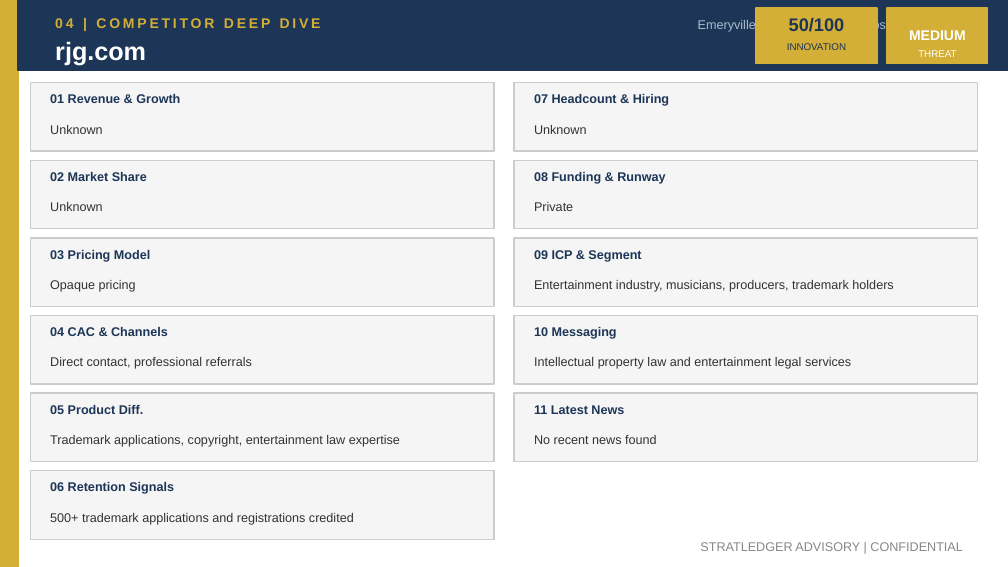
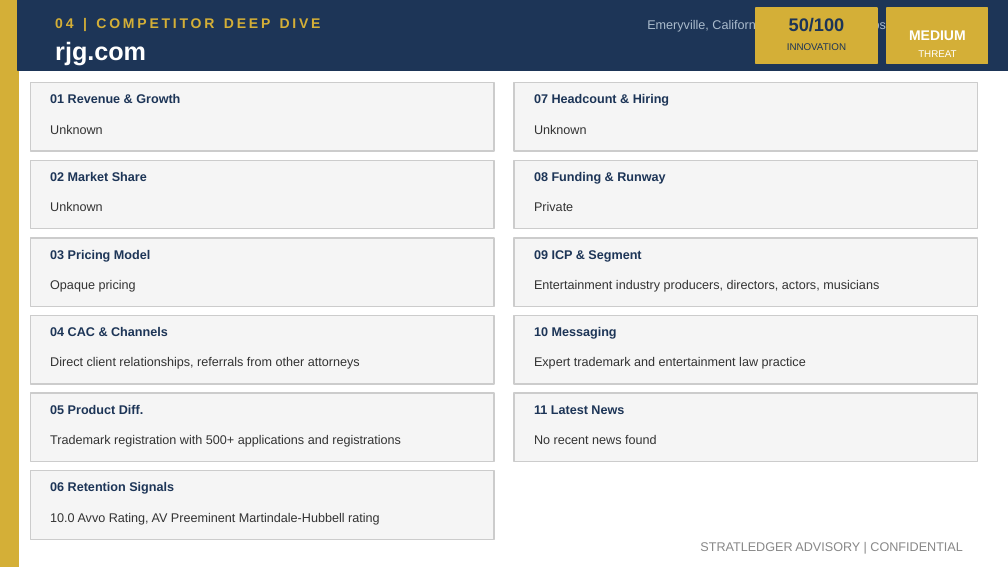
Before and after one commit to apexmakeshop-dot/droplet-commands, a slide deck: slide 6 of mesh_bioplastics_CI_Report.pptx. Drawn at 1008x567 pixels with LibreOffice and Linux fonts; fonts in the diff are those of the drawing. Boxes give left, top, right and bottom in pixels: in the first picture for what was removed or moved away, otherwise in the second. Text is boxed around its words. In the diff, an @@ line names an element or a change of style, - is before the commit and + after.

```diff
--- a/mesh_bioplastics_CI_Report.pptx
+++ b/mesh_bioplastics_CI_Report.pptx
@@ text at box(647, 19, 968, 32): text changed @@
-Emeryville, California, USA | https://www.rjg.com
+Emeryville, California, United States | https://www.rjg.com
@@ text at box(534, 280, 879, 292): text changed @@
-Entertainment industry, musicians, producers, trademark holders
+Entertainment industry producers, directors, actors, musicians
@@ text at box(50, 357, 360, 369): text changed @@
-Direct contact, professional referrals
+Direct client relationships, referrals from other attorneys
@@ text at box(534, 357, 806, 369): text changed @@
-Intellectual property law and entertainment legal services
+Expert trademark and entertainment law practice
@@ text at box(50, 435, 401, 447): text changed @@
-Trademark applications, copyright, entertainment law expertise
+Trademark registration with 500+ applications and registrations
@@ text at box(50, 513, 380, 525): text changed @@
-500+ trademark applications and registrations credited
+10.0 Avvo Rating, AV Preeminent Martindale-Hubbell rating
```
Also in this commit, not shown: 4 other slides changed.
